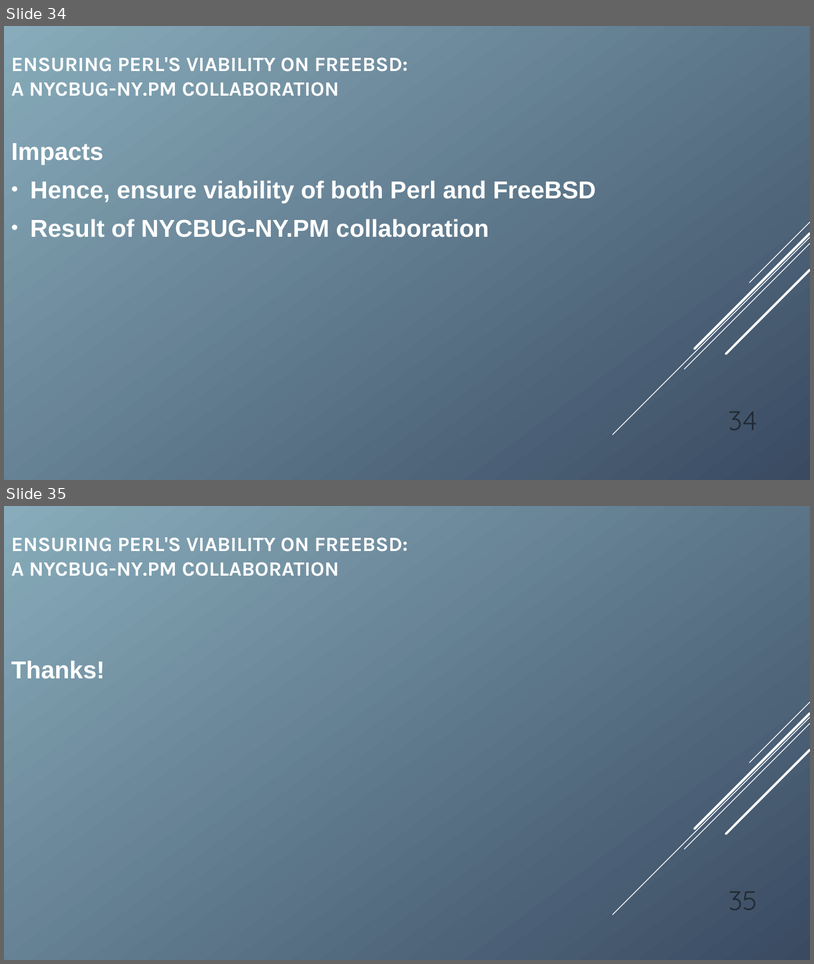
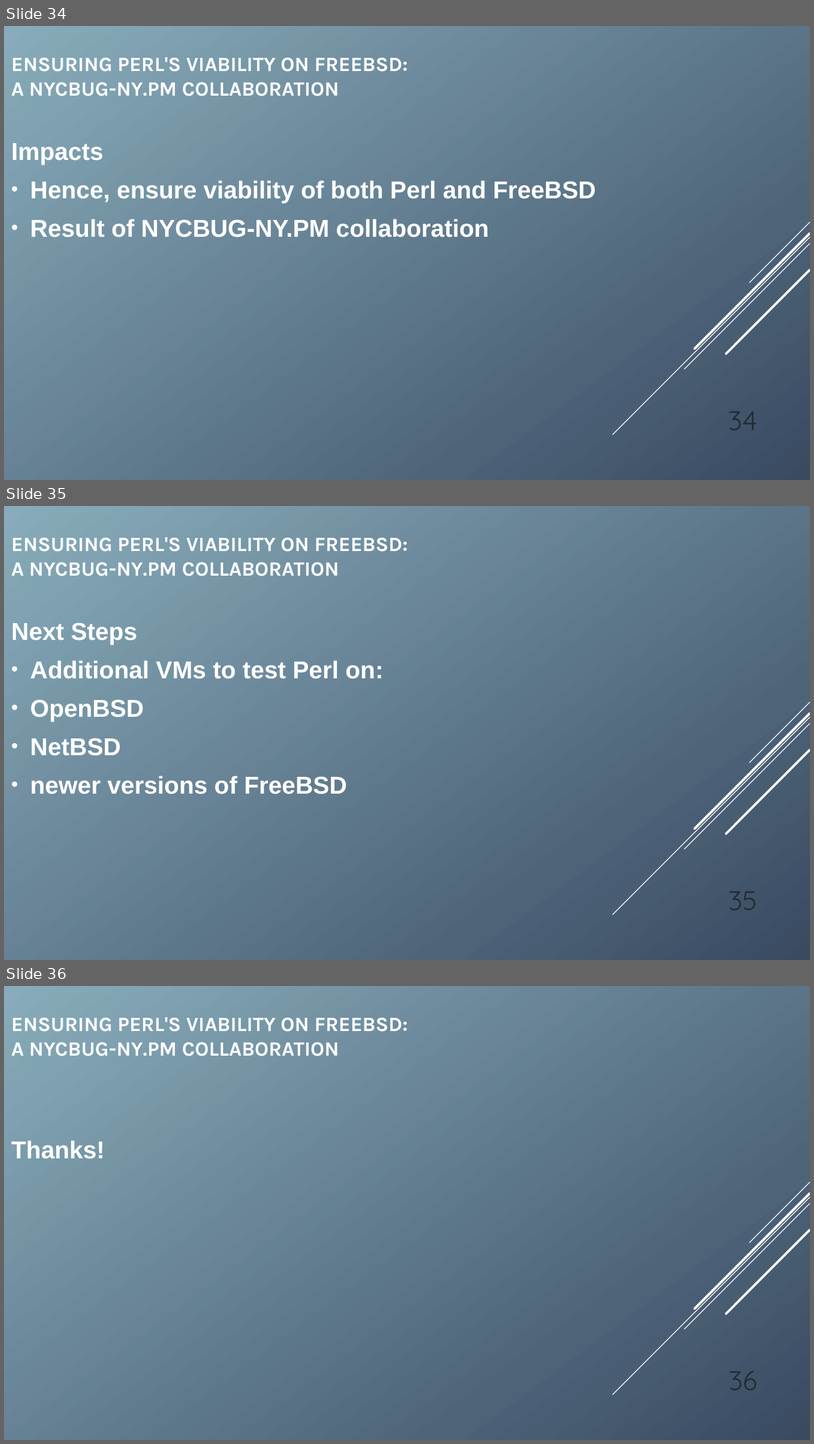
Before and after one commit to nyperlmongers/nypm-nycbug-associates, a slide deck: presentations/nycbug-201811/nycbug-presentation-20181107.odp. Shown one above the other, each under a label of ours: slides 34 and 35 before the commit, slides 34, 35 and 36 after it. The pictures are 814x964 and 814x1444 pixels, drawn with LibreOffice and Linux fonts; fonts in the diff are those of the drawing. Boxes give left, top, right and bottom in pixels: in the first picture for what was removed or moved away, otherwise in the second. Text is boxed around its words. In the diff, an @@ line names an element or a change of style, - is before the commit and + after.

Commit message:
Add 'next steps' slide

```diff
--- a/presentations/nycbug-201811/nycbug-presentation-20181107.odp
+++ b/presentations/nycbug-201811/nycbug-presentation-20181107.odp
@@ slide 35 added at box(4, 506, 810, 960), background gradient #88ACBB to #394A61; not listed: 5 template elements that a slide beside it also shows @@
@@ title added at box(11, 537, 408, 576), 20 pt, text #FFFFFF, bold @@
+ENSURING PERL'S VIABILITY ON FREEBSD:
+A NYCBUG-NY.PM COLLABORATION
@@ subtitle added at box(11, 622, 383, 794), 24 pt, text #FFFFFF, bold @@
+Next Steps
+• Additional VMs to test Perl on:
+  • OpenBSD
+  • NetBSD
+  • newer versions of FreeBSD
@@ page number added at box(729, 891, 758, 910), 26.5 pt, text #222A35 @@
+35
@@ what was slide 35 is now slide 36 @@
@@ page number at box(729, 1371, 758, 1390): text changed @@
-35
+36
```
